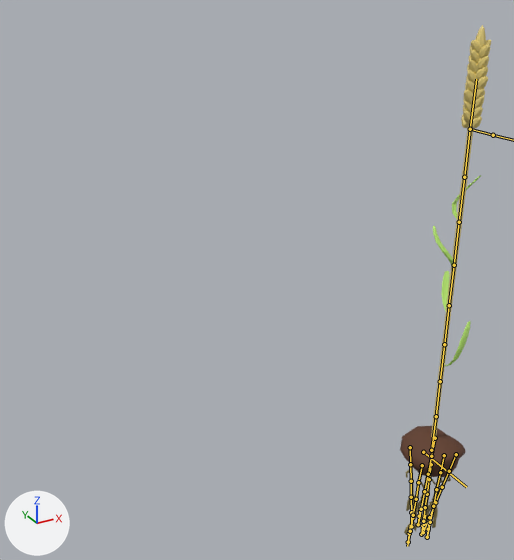
The FBX model Assets/Models/player.fbx: old version first, new version second.
Rendered twice from a camera (50 mm lens) standing at (-3.39, -3.33, 2.79) and looking at (-1.12, 0.78, 0.73). Lighting does not change. The marker at lower left points along +X, +Y and +Z. Both versions are drawn at frame 25 of the action 'leg rig|hide'; the numbers are the values there. The bones that bend it are drawn over the model as lines.

The first picture shows 'dirt clump', 'roots', 'stalk.033', 'stalk.034', 'stalk.035', 'stalk.036', 'stalk.037'.
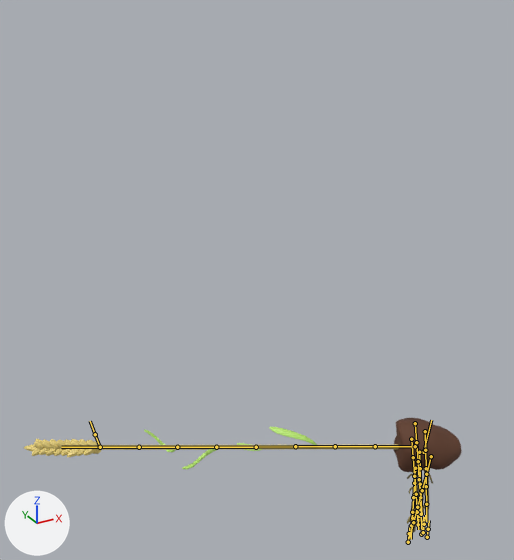
Location of each change, (x1, y1, x2, y2) in pixels of the pictures (514 x 560 px):
'stalk.033', posed (516% wider, 95% shorter)
    before: (431, 25, 491, 438)
    after: (24, 439, 399, 457)
'dirt clump', posed
    before: (400, 426, 466, 478)
    after: (393, 418, 462, 472)
'roots', posed
    before: (404, 463, 451, 535)
    after: (407, 458, 433, 532)
'stalk.034', posed (81% wider, 57% shorter)
    before: (445, 321, 471, 366)
    after: (269, 427, 317, 446)
'stalk.036', posed (54% wider, 48% shorter)
    before: (433, 226, 456, 267)
    after: (182, 448, 218, 469)
'stalk.035', posed
    before: (441, 271, 450, 311)
    after: (237, 443, 263, 451)
'stalk.037', posed (7% wider, 47% shorter)
    before: (452, 175, 481, 219)
    after: (144, 429, 175, 452)
bone 'root', root to tip
    before: (423, 452) to (466, 487)
    after: (423, 452) to (431, 420)
bone 'bleg.r', root to tip
    before: (410, 447) to (410, 464)
    after: (415, 468) to (414, 483)
bone 'blegm.r', root to tip
    before: (410, 464) to (411, 481)
    after: (414, 483) to (413, 497)
bone 'fleg.r', root to tip
    before: (431, 464) to (429, 479)
    after: (419, 452) to (420, 468)
bone 'flegm.r', root to tip
    before: (429, 479) to (427, 494)
    after: (420, 468) to (420, 484)
bone 'fleg.l', root to tip
    before: (456, 454) to (449, 471)
    after: (415, 423) to (416, 442)
bone 'flegm.l', root to tip
    before: (449, 471) to (442, 487)
    after: (416, 442) to (418, 461)
bone 'bleg.l', root to tip
    before: (435, 438) to (431, 456)
    after: (411, 439) to (413, 457)
bone 'blegm.l', root to tip
    before: (431, 456) to (428, 474)
    after: (413, 457) to (414, 476)
bone 'blegs.l', root to tip
    before: (424, 491) to (421, 509)
    after: (416, 494) to (417, 512)
bone 'mleg.l', root to tip
    before: (444, 455) to (440, 472)
    after: (425, 431) to (425, 450)
bone 'mlegm.l', root to tip
    before: (440, 472) to (436, 489)
    after: (425, 450) to (426, 468)
bone 'mleg.r', root to tip
    before: (422, 465) to (418, 482)
    after: (431, 456) to (426, 474)
bone 'mlegm.r', root to tip
    before: (418, 482) to (416, 499)
    after: (426, 474) to (422, 490)

What the commit changed:
Bone 'root' (bone_root) turns from (0, 0, 0) to (-26, 59, -93) degrees about its own x, y and z.
Bone 'bleg.r' (bone_bleg_r) turns from (1, -1, 96) to (-74, 2, 1) degrees about its own x, y and z.
Bone 'blegm.r' (bone_blegm_r) turns from (0, 0, 4) to (-1, -1, 3) degrees about its own x, y and z.
Bone 'fleg.r' (bone_fleg_r) turns from (-8, 9, 96) to (-73, 4, 5) degrees about its own x, y and z.
Bone 'flegm.r' (bone_flegm_r) turns from (0, 0, 4) to (-1, 0, 3) degrees about its own x, y and z.
Bone 'fleg.l' (bone_fleg_l) turns from (9, -10, 96) to (118, -9, 4) degrees about its own x, y and z.
Bone 'flegm.l' (bone_flegm_l) turns from (0, 0, 4) to (1, 4, 3) degrees about its own x, y and z.
Bone 'bleg.l' (bone_bleg_l) turns from (-1, 1, 96) to (120, -8, 2) degrees about its own x, y and z.
Bone 'blegm.l' (bone_blegm_l) turns from (0, 0, 4) to (1, 6, 3) degrees about its own x, y and z.
Bone 'blegs.l' (bone_blegs_l) turns from (0, 0, -3) to (0, 1, -3) degrees about its own x, y and z.
Bone 'mleg.l' (bone_mleg_l) turns from (2, -2, 92) to (118, -5, 1) degrees about its own x, y and z.
Bone 'mlegm.l' (bone_mlegm_l) turns from (0, 0, 4) to (1, 4, 3) degrees about its own x, y and z.
Bone 'mleg.r' (bone_mleg_r) turns from (-3, 3, 88) to (-67, -5, -8) degrees about its own x, y and z.
Bone 'mlegm.r' (bone_mlegm_r) turns from (0, 0, 4) to (-1, 0, 2) degrees about its own x, y and z.
